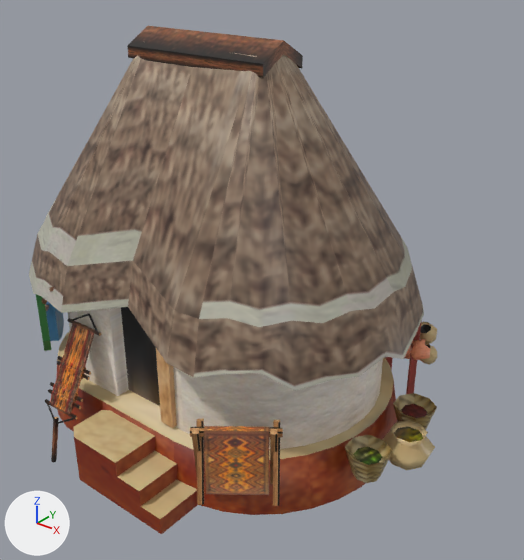
The COLLADA model art/meshes/structural/maya_protoclassic/house_3.dae, before and after one commit.
Both versions are drawn from a camera (50 mm lens) standing at (10.92, -13.68, 11.52) and looking at (-0.14, 0.15, 2.94). Every picture has the same lights, and +X, +Y and +Z are marked at lower left.

Script lines for the objects in view, before the commit:
```python
me_cubo_168 = bpy.data.meshes.new('Cubo.168')
me_cubo_168.from_pydata(...)  # 1724 vertices, 2990 faces; spans x -10.6..9.0, y -9.0..6.7, z -1.8..14.6
me_cubo_168.materials.append(mat_texturas_mayas__finalizadas_002)  # picture img_maya_protoclassic_struct_png
ob_house_3 = bpy.data.objects.new('house_3', me_cubo_168)
ob_house_3.location = (0.04, 0.0, 0.32)
ob_house_3.scale = (0.617, 0.617, 0.617)
```
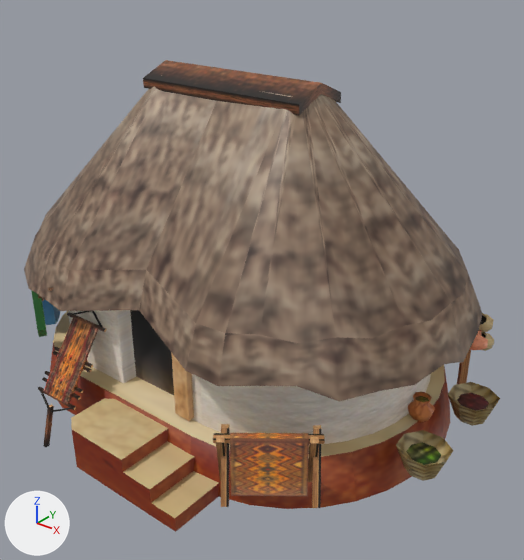
Location of each change, (x1, y1, x2, y2) in pixels of the pictures (524 x 560 px; the box of a moved part takes in the faces that stretch with it):
'house_3', reshaped, moved, rescaled (17% wider, 7% shorter): before (29, 26, 437, 534); after (24, 60, 500, 532)
part 1 of me_cubo_168, moved or reshaped: before (56, 331, 398, 515); after (50, 311, 450, 509)
part 2 of me_cubo_168, moved or reshaped: before (127, 26, 303, 78); after (143, 60, 341, 116)
part 3 of me_cubo_168, moved or reshaped: before (68, 313, 98, 335); after (68, 311, 102, 328)
part 4 of me_cubo_168, moved or reshaped: before (46, 403, 73, 424); after (40, 391, 71, 412)
part 5 of me_cubo_168, moved or reshaped: before (50, 323, 94, 414); after (44, 318, 98, 404)
part 6 of me_cubo_168, moved or reshaped: before (67, 318, 101, 336); after (67, 312, 106, 332)
part 7 of me_cubo_168, moved or reshaped: before (58, 356, 91, 375); after (54, 347, 93, 368)
part 8 of me_cubo_168, moved or reshaped: before (57, 361, 90, 380); after (53, 351, 92, 373)
part 9 of me_cubo_168, moved or reshaped: before (48, 389, 81, 409); after (42, 377, 81, 400)
part 10 of me_cubo_168, moved or reshaped: before (50, 382, 83, 402); after (45, 371, 83, 393)
part 11 of me_cubo_168, moved or reshaped: before (51, 416, 59, 463); after (43, 405, 54, 447)
part 12 of me_cubo_168, moved or reshaped: before (45, 399, 77, 420); after (38, 387, 76, 410)
part 13 of me_cubo_168, moved or reshaped: before (29, 41, 424, 391); after (24, 75, 483, 402)
part 14 of me_cubo_168, moved or reshaped: before (68, 307, 383, 449); after (68, 310, 431, 445)
part 15 of me_cubo_168, moved or reshaped: before (156, 348, 177, 428); after (171, 352, 194, 421)
part 16 of me_cubo_168, moved or reshaped: before (36, 287, 437, 534); after (31, 288, 500, 532)
part 17 of me_cubo_168, surface changed: before (382, 320, 435, 470); after (408, 350, 471, 422)

Patch to the scene script:
```diff
--- a/art/meshes/structural/maya_protoclassic/house_3.dae.py
+++ b/art/meshes/structural/maya_protoclassic/house_3.dae.py
@@ me_cubo_168 @@
 # used by ob_house_3; location = (0.04, 0.0, 0.32); scale = (0.617, 0.617, 0.617)
-me_cubo_168.from_pydata(...)  # 1724 vertices, 2990 faces; spans x -10.6..9.0, y -9.0..6.7, z -1.8..14.6
-me_cubo_168.materials.append(mat_texturas_mayas__finalizadas_002)  # picture img_maya_protoclassic_struct_png
+me_cubo_168.from_pydata(...)  # 1724 vertices, 2986 faces; spans x -8.8..6.8, y -7.4..5.6, z -1.1..9.0
+# me_cubo_168 part 1: the loose piece of 68 vertices spanning x -10.0..6.8, y -7.1..4.9, z -1.8..0.5 is scaled about the mesh origin by (0.827, 0.827, 0.617)
+# me_cubo_168 part 2: the loose piece of 12 vertices spanning x -5.1..1.8, y -2.3..0.0, z 13.5..14.6 is scaled about the mesh origin by (0.827, 0.827, 0.617)
+# me_cubo_168 part 3: the loose piece of 96 vertices spanning x -5.1..-3.2, y -6.6..-6.1, z 3.4..4.0 is scaled about the mesh origin by (0.827, 0.827, 0.617)
+# me_cubo_168 part 4: the loose piece of 96 vertices spanning x -5.0..-3.2, y -8.6..-8.1, z -0.1..0.5 is scaled about the mesh origin by (0.827, 0.827, 0.617)
+# me_cubo_168 part 5: the loose piece of 64 vertices spanning x -4.8..-3.4, y -8.2..-6.5, z 0.4..3.5 is scaled about the mesh origin by (0.827, 0.827, 0.617)
+# me_cubo_168 part 6: the loose piece of 8 vertices spanning x -5.2..-3.1, y -6.6..-6.5, z 3.4..3.6 is scaled about the mesh origin by (0.827, 0.827, 0.617)
+# me_cubo_168 part 7: the loose piece of 8 vertices spanning x -5.1..-3.1, y -7.3..-7.2, z 2.0..2.2 is scaled about the mesh origin by (0.827, 0.827, 0.617)
+# me_cubo_168 part 8: the loose piece of 8 vertices spanning x -5.1..-3.1, y -7.4..-7.3, z 1.8..2.0 is scaled about the mesh origin by (0.827, 0.827, 0.617)
+# me_cubo_168 part 9: the loose piece of 8 vertices spanning x -5.1..-3.1, y -8.0..-7.9, z 0.7..0.9 is scaled about the mesh origin by (0.827, 0.827, 0.617)
+# me_cubo_168 part 10: the loose piece of 8 vertices spanning x -5.1..-3.1, y -7.9..-7.8, z 1.0..1.2 is scaled about the mesh origin by (0.827, 0.827, 0.617)
+# me_cubo_168 part 11: the loose piece of 8 vertices spanning x -4.2..-4.0, y -9.0..-8.4, z -1.8..0.2 is scaled about the mesh origin by (0.827, 0.827, 0.617)
+# me_cubo_168 part 12: the loose piece of 8 vertices spanning x -5.1..-3.1, y -8.3..-8.1, z 0.3..0.5 is scaled about the mesh origin by (0.827, 0.827, 0.617)
+# me_cubo_168 part 13: the loose piece of 108 vertices spanning x -10.6..7.4, y -7.3..5.0, z 3.9..14.2 is scaled about the mesh origin by (0.827, 0.827, 0.617)
+# me_cubo_168 part 14: the loose piece of 80 vertices spanning x -9.0..6.0, y -6.2..3.9, z 0.4..5.2 is scaled about the mesh origin by (0.827, 0.827, 0.617)
+# me_cubo_168 part 15: the loose piece of 8 vertices spanning x -0.1..0.6, y -6.4..-5.5, z 0.6..5.0 is scaled about the mesh origin by (0.827, 0.827, 0.617)
+# me_cubo_168 part 16: 832 of 1724 vertices moved; they spanned x -10.6..9.0, y -8.9..6.7, z -1.8..5.3 and now span x -8.8..6.8, y -7.4..5.6, z -1.1..3.3; mean shift (-0.6, -0.3, -0.7); largest move (9.0, -1.5, 0.4) -> (5.6, -1.2, 0.6)
+# me_cubo_168 part 17: 230 kept faces spanning x -8.8..6.2, y -6.0..4.1, z -1.1..8.7 get new texture (UV) coordinates
+me_cubo_168.materials.append(mat_texturas_mayas__finalizadas_003)  # picture img_maya_protoclassic_struct_png
@@ ob_house_3 @@
 ob_house_3 = bpy.data.objects.new('house_3', me_cubo_168)
-ob_house_3.location = (0.04, 0.0, 0.32)
-ob_house_3.scale = (0.617, 0.617, 0.617)
+ob_house_3.location = (0.04, 1.31, 0.32)
+ob_house_3.scale = (0.9, 0.9, 0.885)
```
